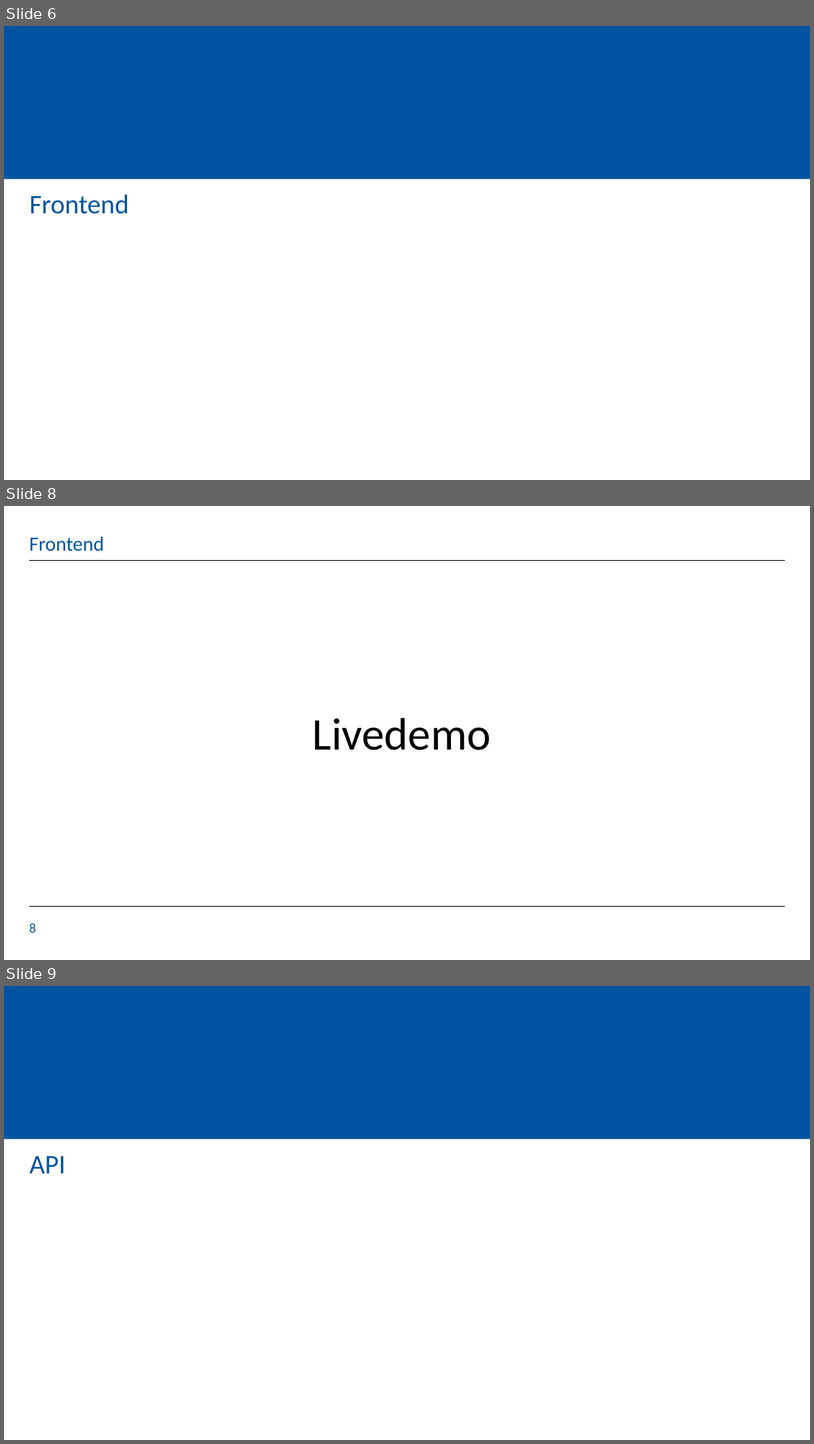
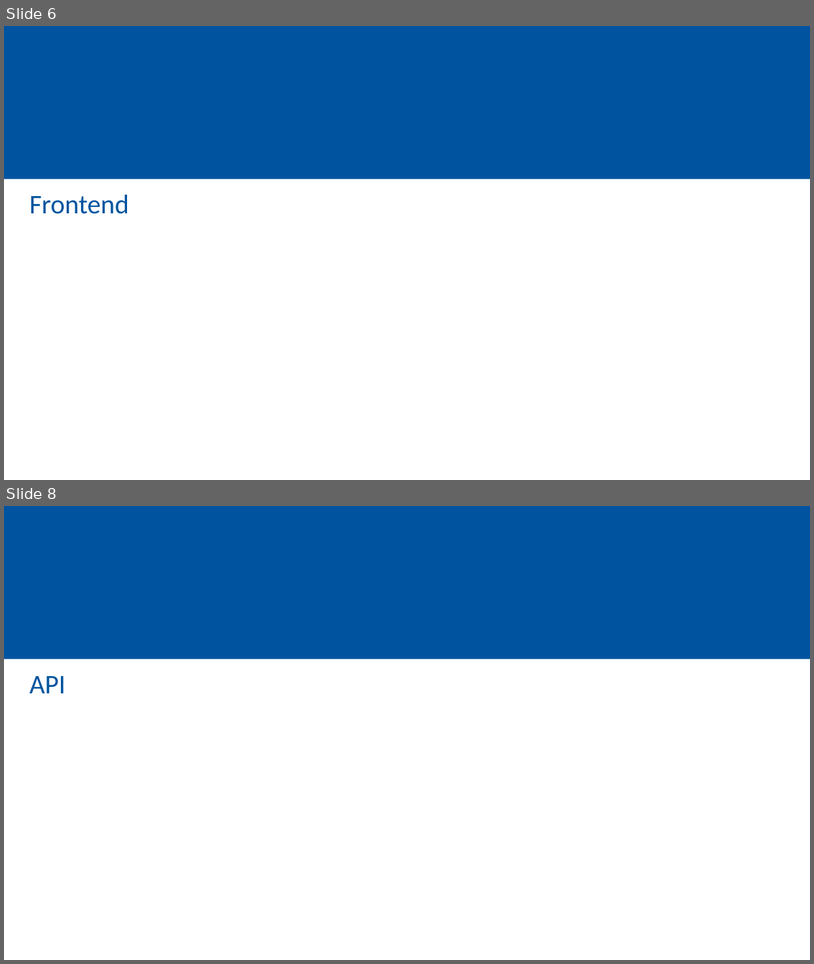
Before and after one commit to KaloyanT/gdis_test_suite, a slide deck: orga/orga_Sprint_4_Presentation(Alpha).pptx. Shown one above the other, each under a label of ours: slides 6, 8 and 9 before the commit, slides 6 and 8 after it; the slides between them are not shown. The pictures are 814x1444 and 814x964 pixels, drawn with LibreOffice and Linux fonts; fonts in the diff are those of the drawing; background and template pictures are left out. Boxes give left, top, right and bottom in pixels: in the first picture for what was removed or moved away, otherwise in the second. Text is boxed around its words. In the diff, an @@ line names an element or a change of style, - is before the commit and + after.

```diff
--- a/orga/orga_Sprint_4_Presentation(Alpha).pptx
+++ b/orga/orga_Sprint_4_Presentation(Alpha).pptx
@@ slide 8 removed at [4, 506, 810, 960], background #FFFFFF @@
@@ title removed at [29, 536, 104, 551] @@
-Frontend
@@ line removed from (29, 560) to (785, 560) @@
@@ text removed at [313, 718, 491, 750] @@
-  Livedemo
@@ line removed from (29, 906) to (785, 906) @@
@@ page number removed at [29, 923, 36, 932] @@
-8
@@ what was slide 9 is now slide 8 @@
```
Also in this commit, not shown: 1 slide changed, 12 other files.
